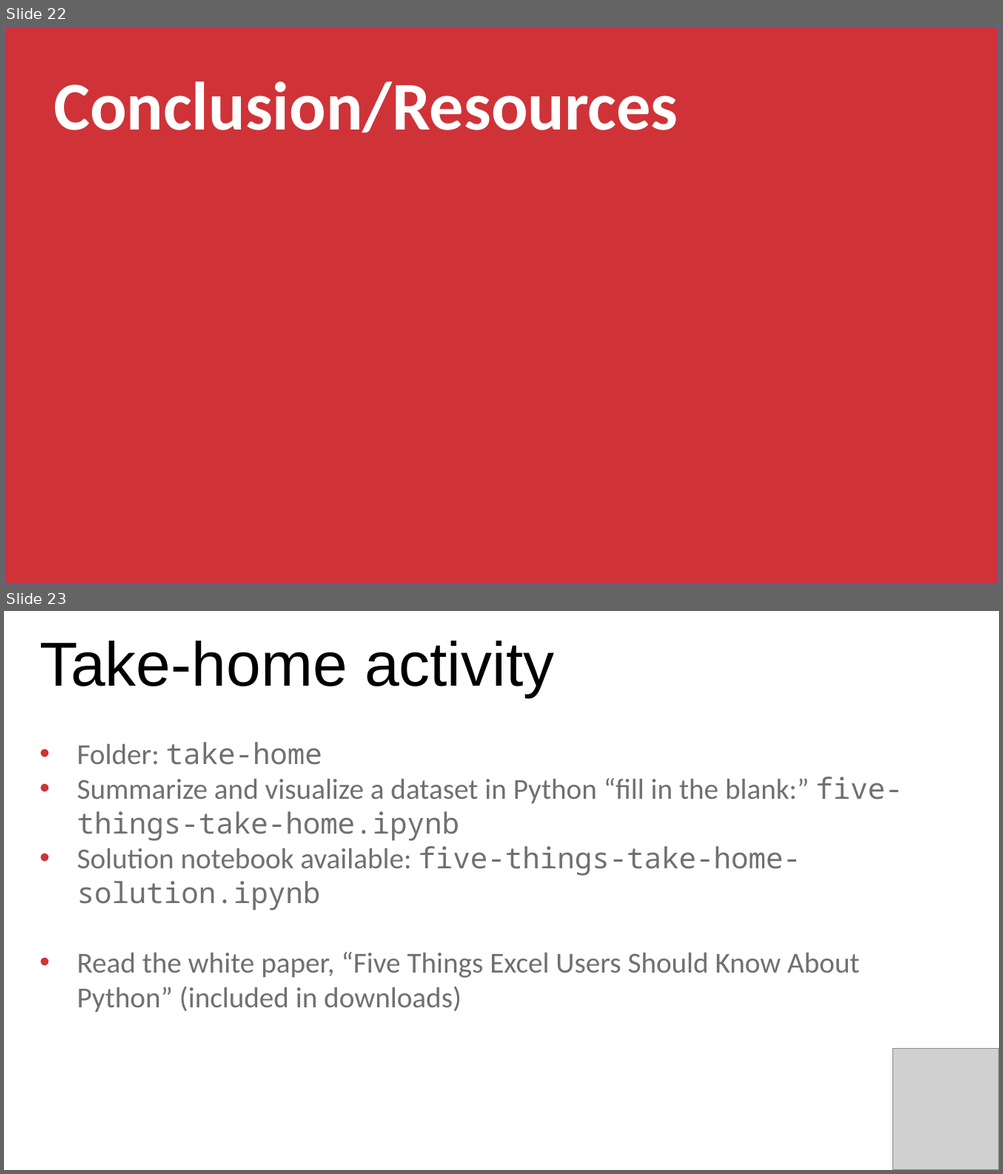
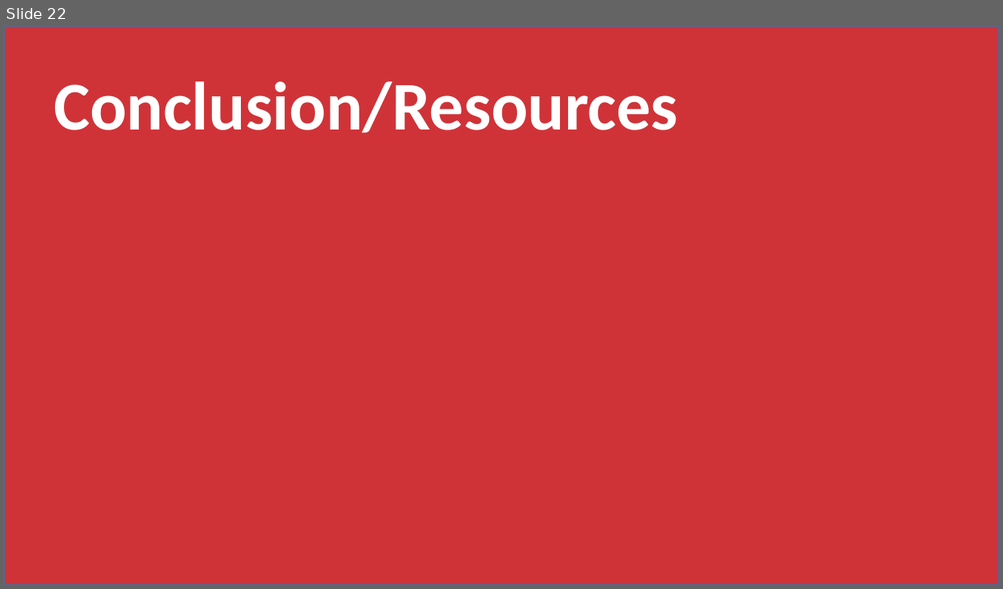
Before and after one commit to stringfestdata/python-for-excel-users-crash-course, a slide deck: python-excel-users-crash-course.pptx. Shown one above the other, each under a label of ours: slides 22 and 23 before the commit, slide 22 after it. The pictures are 1003x1174 and 1003x589 pixels, drawn with LibreOffice and Linux fonts; fonts in the diff are those of the drawing; grey boxes stand for pictures. Boxes give left, top, right and bottom in pixels: in the first picture for what was removed or moved away, otherwise in the second. Text is boxed around its words. In the diff, an @@ line names an element or a change of style, - is before the commit and + after.

```diff
--- a/python-excel-users-crash-course.pptx
+++ b/python-excel-users-crash-course.pptx
@@ slide 23 removed at <box>4,611,999,1170</box>, background #FFFFFF @@
@@ text removed at <box>40,641,555,697</box> @@
-Take-home activity
@@ text removed at <box>77,742,902,1013</box> @@
-• Folder: take-home
-• Summarize and visualize a dataset in Python “fill in the blank:” five-things-take-home.ipynb
-• Solution notebook available: five-things-take-home-solution.ipynb
-• Read the white paper, “Five Things Excel Users Should Know About Python” (included in downloads)
@@ picture removed at <box>893,1049,999,1170</box> @@
```
Also in this commit, not shown: 3 slides changed, 2 other files.
